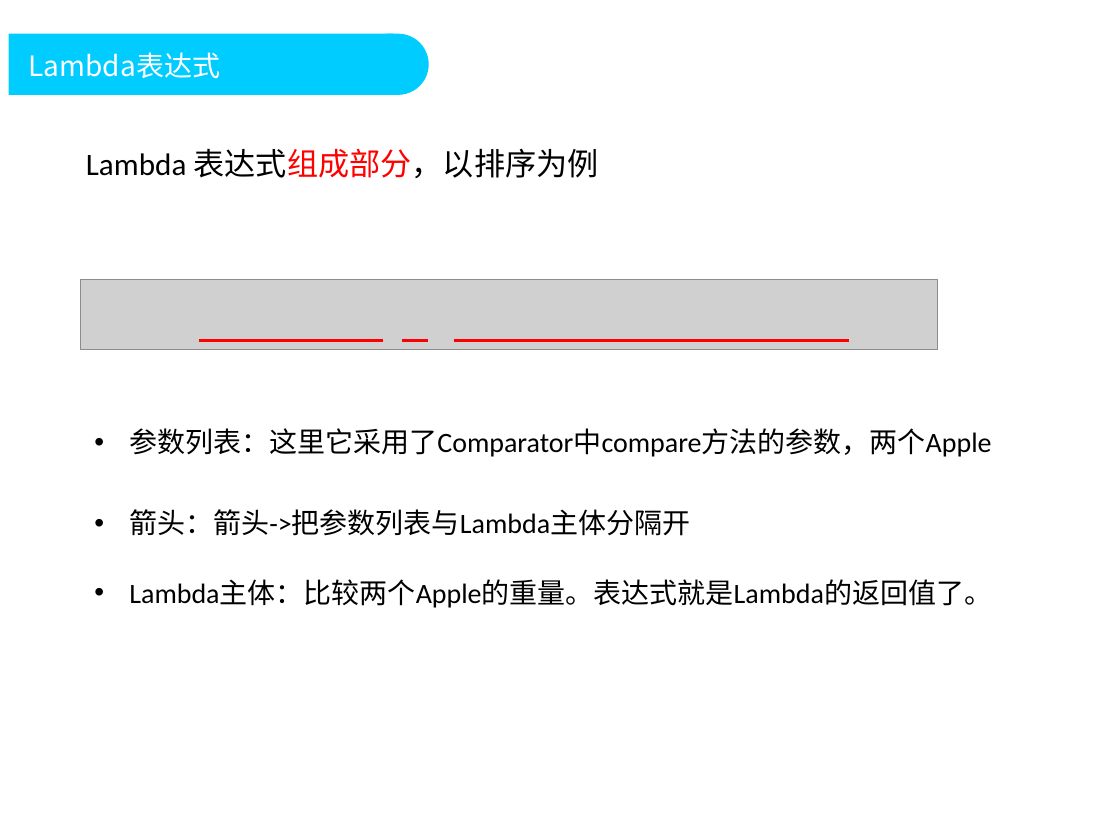
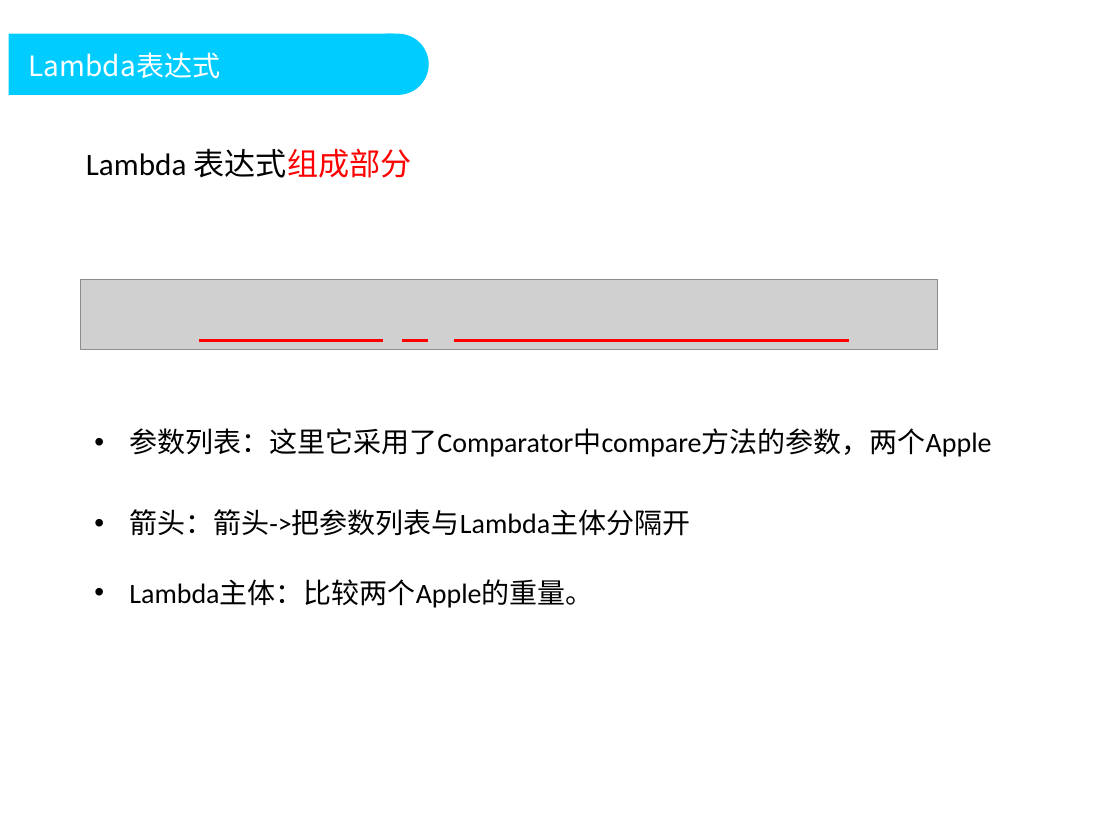
Before and after one commit to DoublePoint/MVC, a slide deck: slide 16 of 04相关插件/Java8/Java高级教程2.pptx (slide 17 before the commit). Drawn at 1120x840 pixels with LibreOffice and Linux fonts; fonts in the diff are those of the drawing; grey boxes stand for pictures; background and template pictures are left out. Boxes give left, top, right and bottom in pixels: in the first picture for what was removed or moved away, otherwise in the second. Text is boxed around its words. In the diff, an @@ line names an element or a change of style, - is before the commit and + after.

```diff
--- a/04相关插件/Java8/Java高级教程2.pptx
+++ b/04相关插件/Java8/Java高级教程2.pptx
@@ text at <box>86,149,412,178</box>: text changed @@
-Lambda 表达式组成部分，以排序为例
+Lambda 表达式组成部分
@@ text at <box>129,580,593,608</box>: text changed @@
-• Lambda主体：比较两个Apple的重量。表达式就是Lambda的返回值了。
+• Lambda主体：比较两个Apple的重量。
```
Also in this commit, not shown: 35 other slides changed, 7 slides added, 1 slide removed, 14 other files.
